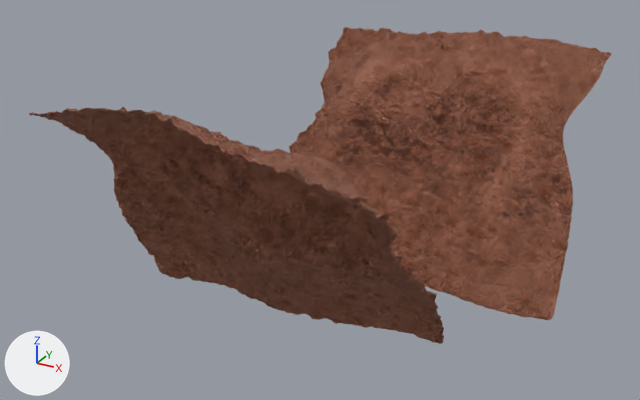
The Blender file 2019_2020/space_force_trailer/assets/ford-topper/commertial/commertial.blend, before and after one commit.
One viewpoint serves both versions: a 50 mm camera at (13.2, -30.0, 9.3) aimed at (-0.9, -4.2, -3.6). The axes (+X, +Y, +Z) are drawn at lower left. The lights are the same throughout.
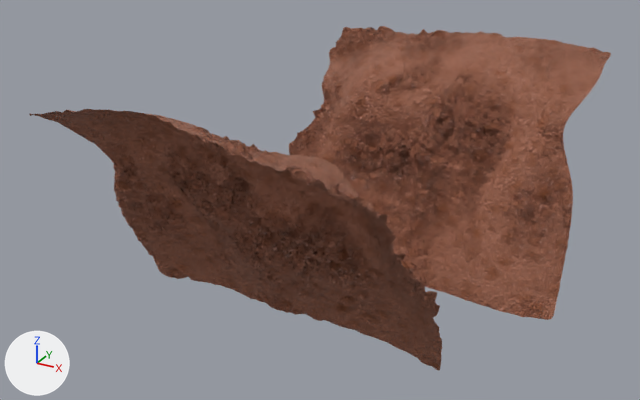
Commit message: corrected adaptive subdividsion order

Diff of the bpy script that builds the scene:
```diff
--- a/2019_2020/space_force_trailer/assets/ford-topper/commertial/commertial.blend.py
+++ b/2019_2020/space_force_trailer/assets/ford-topper/commertial/commertial.blend.py
@@ lat_lattice_001 @@
 lat_lattice_001.points_w = 5
-lat_lattice_001.points.foreach_set('co_deform', [-0.392, -0.563, -0.576, -0.133, -0.563, -0.576, 0.125, -0.563, -0.576, 0.384, -0.563, -0.576, 0.642, -0.563, -0.576, -0.36, -0.891, -0.724, -0.101, -0.891, -0.724, 0.157, -0.891, -0.724, 0.416, -0.891, -0.724, 0.674, -0.891, -0.724, -0.392, 0.176, -0.576, -0.133, 0.176, -0.576, 0.125, 0.176, -0.576, 0.384, 0.176, -0.576, 0.642, 0.176, -0.576, -0.392, -0.563, -0.392, -0.133, -0.563, -0.392, 0.125, -0.563, -0.392, 0.384, -0.563, -0.392, 0.642, -0.563, -0.392, -0.629, -0.0694, -0.457, -0.133, -0.193, -0.392, 0.125, -0.193, -0.392, 0.384, -0.193, -0.392, 0.642, -0.193, -0.392, -0.392, 0.176, -0.392, -0.133, 0.176, -0.392, 0.125, 0.176, -0.392, 0.384, 0.176, -0.392, 0.642, 0.176, -0.392, -0.392, -0.563, -0.207, -0.133, -0.563, -0.207, 0.125, -0.563, -0.207, 0.384, -0.563, -0.207, 0.642, -0.563, -0.207, -0.41, 0.0288, -0.242, -0.133, -0.193, -0.207, 0.0687, -0.622, -0.124, 0.384, -0.193, -0.207, 0.629, 0.17, -0.217, -0.392, 0.176, -0.207, -0.133, 0.176, -0.207, 0.125, 0.176, -0.207, 0.384, 0.176, -0.207, 0.642, 0.176, -0.207, -0.392, -0.563, -0.022, -0.133, -0.563, -0.022, 0.125, -0.563, -0.022, 0.384, -0.563, -0.022, 0.642, -0.563, -0.022, -0.398, -0.0225, -0.0634, -0.133, -0.193, -0.022, 0.125, -0.193, -0.022, 0.384, -0.193, -0.022, 0.635, 0.0197, -0.0873, -0.409, 0.616, -0.163, -0.133, 0.176, -0.022, 0.125, 0.176, -0.022, 0.383, 0.146, -0.01, 0.642, 0.176, -0.022, -0.392, -0.563, 0.163, -0.133, -0.563, 0.163, 0.125, -0.563, 0.163, 0.384, -0.563, 0.163, 0.642, -0.563, 0.163, -0.392, 0.297, 0.17, -0.133, 0.297, 0.17, 0.125, 0.297, 0.17, 0.384, 0.297, 0.17, 0.642, 0.297, 0.17, -0.392, 0.693, 0.0615, -0.133, 0.693, 0.0615, 0.125, 0.693, 0.0615, 0.384, 0.693, 0.0615, 0.642, 0.693, 0.0615])
+lat_lattice_001.points.foreach_set('co_deform', [-0.392, -0.563, -0.576, -0.133, -0.563, -0.576, 0.125, -0.563, -0.576, 0.384, -0.563, -0.576, 0.642, -0.563, -0.576, -0.36, -0.849, -0.898, -0.101, -0.891, -0.724, 0.157, -0.891, -0.724, 0.416, -0.891, -0.724, 0.674, -0.891, -0.724, -0.392, 0.176, -0.576, -0.133, 0.176, -0.576, 0.125, 0.176, -0.576, 0.384, 0.176, -0.576, 0.642, 0.176, -0.576, -0.392, -0.563, -0.392, -0.133, -0.563, -0.392, 0.125, -0.563, -0.392, 0.384, -0.563, -0.392, 0.642, -0.563, -0.392, -0.629, -0.0694, -0.457, -0.133, -0.193, -0.392, 0.125, -0.193, -0.392, 0.384, -0.193, -0.392, 0.642, -0.193, -0.392, -0.392, 0.176, -0.392, -0.133, 0.176, -0.392, 0.125, 0.176, -0.392, 0.384, 0.176, -0.392, 0.642, 0.176, -0.392, -0.392, -0.563, -0.207, -0.133, -0.563, -0.207, 0.125, -0.563, -0.207, 0.384, -0.563, -0.207, 0.642, -0.563, -0.207, -0.41, 0.0288, -0.242, -0.133, -0.193, -0.207, 0.0687, -0.622, -0.124, 0.384, -0.193, -0.207, 0.629, 0.17, -0.217, -0.392, 0.176, -0.207, -0.133, 0.176, -0.207, 0.125, 0.176, -0.207, 0.384, 0.176, -0.207, 0.642, 0.176, -0.207, -0.392, -0.563, -0.022, -0.133, -0.563, -0.022, 0.125, -0.563, -0.022, 0.384, -0.563, -0.022, 0.642, -0.563, -0.022, -0.398, -0.0225, -0.0634, -0.133, -0.193, -0.022, 0.125, -0.193, -0.022, 0.384, -0.193, -0.022, 0.635, 0.0197, -0.0873, -0.409, 0.616, -0.163, -0.133, 0.176, -0.022, 0.125, 0.176, -0.022, 0.383, 0.146, -0.01, 0.642, 0.176, -0.022, -0.392, -0.563, 0.163, -0.133, -0.563, 0.163, 0.125, -0.563, 0.163, 0.384, -0.563, 0.163, 0.642, -0.563, 0.163, -0.392, 0.297, 0.17, -0.133, 0.297, 0.17, 0.125, 0.297, 0.17, 0.384, 0.297, 0.17, 0.642, 0.297, 0.17, -0.392, 0.693, 0.0615, -0.133, 0.693, 0.0615, 0.125, 0.693, 0.0615, 0.384, 0.693, 0.0615, 0.642, 0.693, 0.0615])
@@ ob_plane @@
 ob_plane.rotation_euler = (-0.223, 0.0, 0.0)  # degrees (-13, 0, 0)
+_m = ob_plane.modifiers.new('Lattice', 'LATTICE')
+_m.object = ob_lattice
 _m = ob_plane.modifiers.new('Subdivision', 'SUBSURF')
 _m.use_adaptive_subdivision = True
-_m = ob_plane.modifiers.new('Lattice', 'LATTICE')
-_m.object = ob_lattice
@@ ob_plane_001 @@
 ob_plane_001.rotation_euler = (-0.223, 0.0, 3.142)  # degrees (-13, 0, 180)
+_m = ob_plane_001.modifiers.new('Lattice', 'LATTICE')
+_m.object = ob_lattice_001
 _m = ob_plane_001.modifiers.new('Subdivision', 'SUBSURF')
 _m.use_adaptive_subdivision = True
-_m = ob_plane_001.modifiers.new('Lattice', 'LATTICE')
-_m.object = ob_lattice_001
```

What differs and where, as boxes (x1, y1, x2, y2) in the pictures (640 x 400 px):
'Plane', modifiers changed: before (289, 27, 611, 320); after (289, 26, 611, 320)
'Plane.001', reshaped, modifiers changed (11% taller): before (29, 107, 444, 344); after (29, 109, 442, 371)
